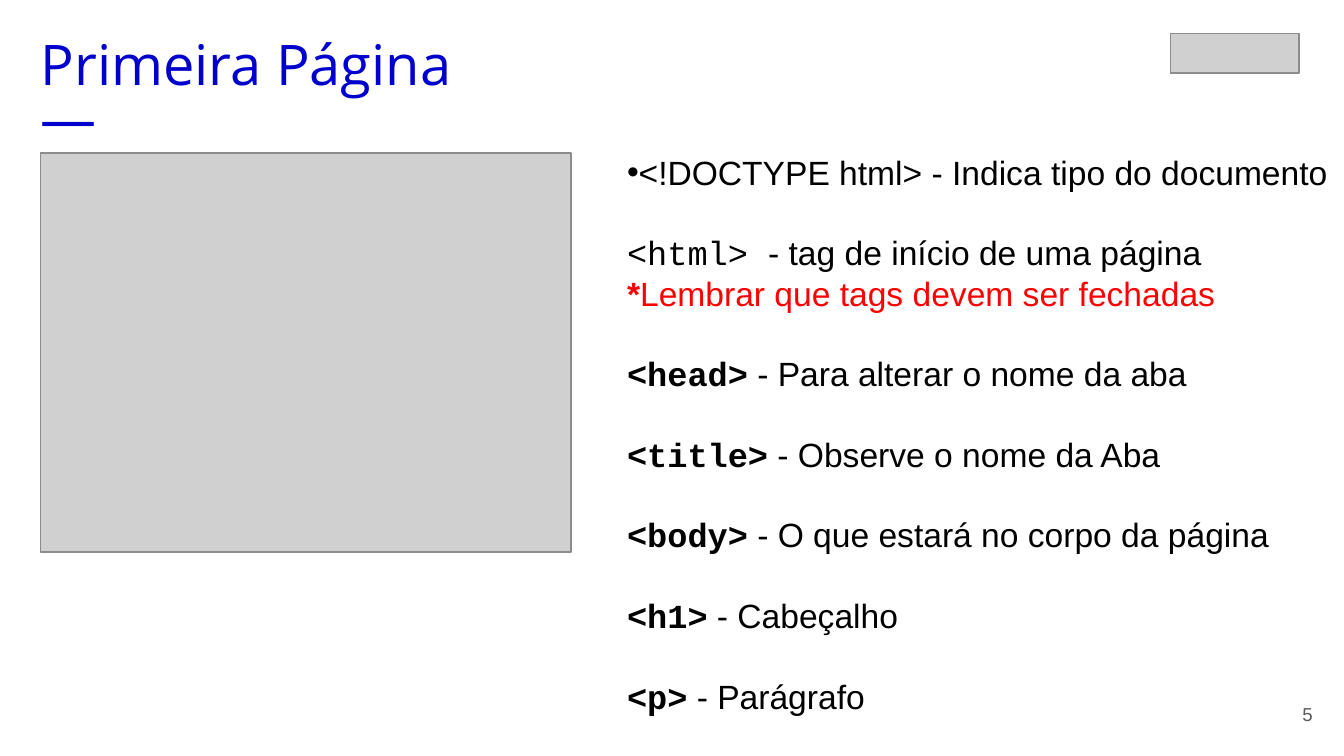
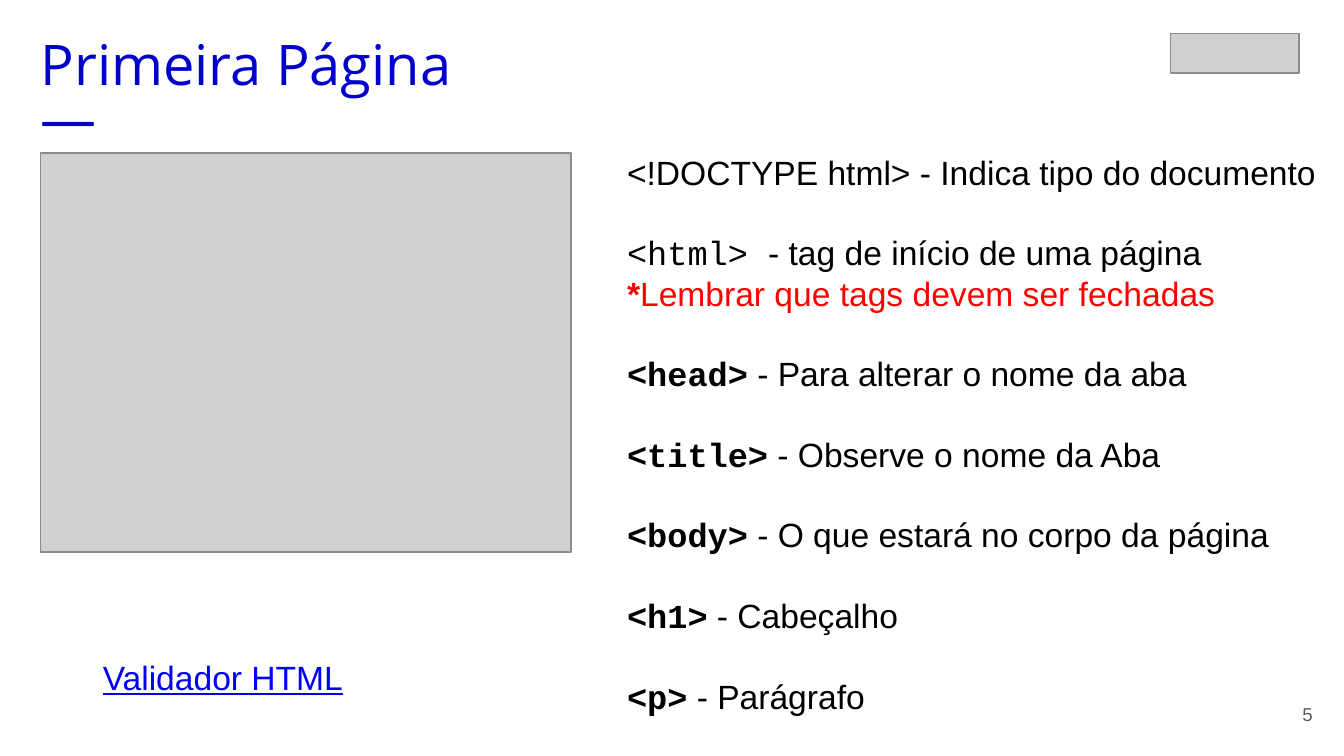
Before and after one commit to ferfox1981/embarque-digital-serpro, a slide deck: slide 5 of aula2/embarque-digital-serpro-aula2.pptx. Drawn at 1344x756 pixels with LibreOffice and Linux fonts; fonts in the diff are those of the drawing; grey boxes stand for pictures. Boxes give left, top, right and bottom in pixels: in the first picture for what was removed or moved away, otherwise in the second. Text is boxed around its words. In the diff, an @@ line names an element or a change of style, - is before the commit and + after.

```diff
--- a/aula2/embarque-digital-serpro-aula2.pptx
+++ b/aula2/embarque-digital-serpro-aula2.pptx
@@ text at (627, 160, 1316, 271): bullet • to none @@
@@ text added at (103, 665, 342, 695), 18 pt, text #0000FF, underline @@
+Validador HTML
```
Also in this commit, not shown: 7 other slides changed, 4 slides added, 3 other files.
